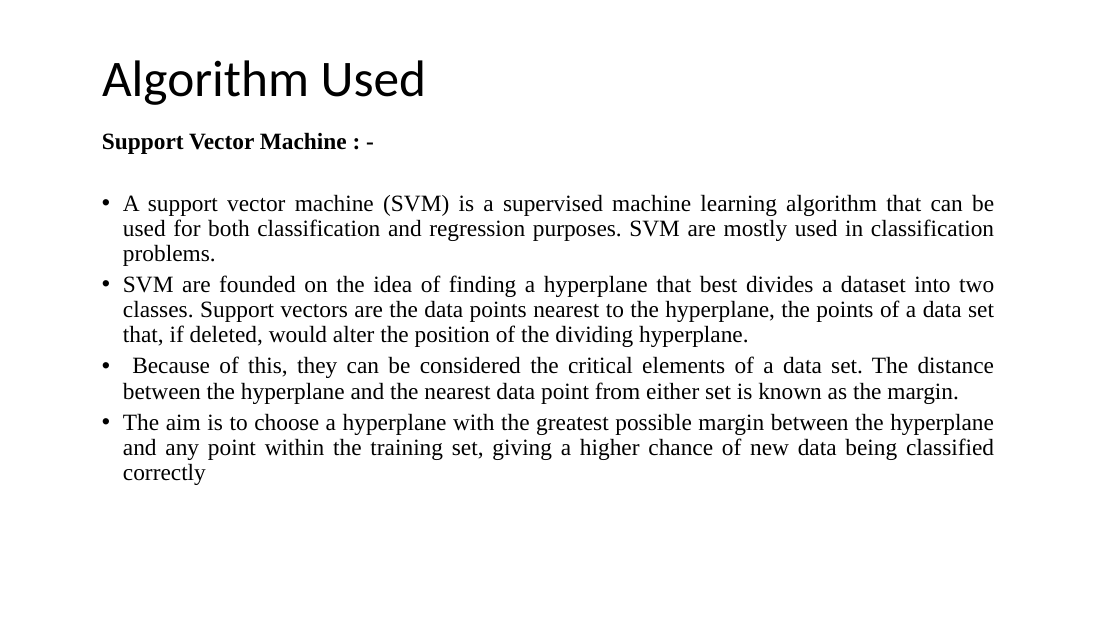
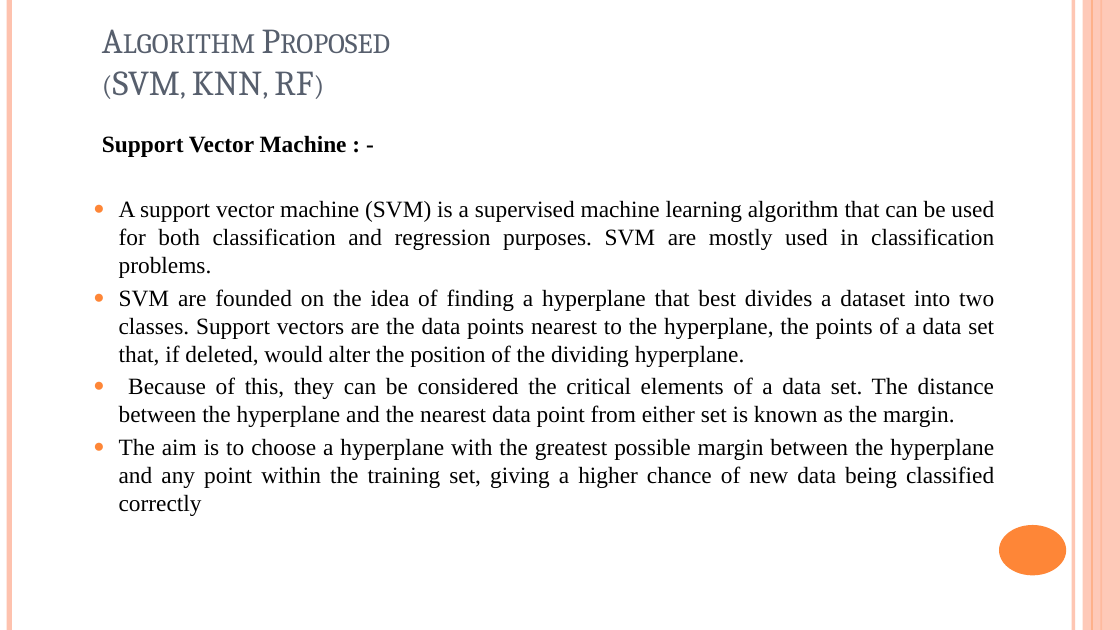
Before and after one commit to omkara18/Detection-Phishing-Website-Using-MI, a slide deck: slide 8 of Detection_Phishing Website_V1.0/Project_Review1/Review.pptx. Drawn at 1120x630 pixels with LibreOffice and Linux fonts; fonts in the diff are those of the drawing. Boxes give left, top, right and bottom in pixels: in the first picture for what was removed or moved away, otherwise in the second. Text is boxed around its words. In the diff, an @@ line names an element or a change of style, - is before the commit and + after.

```diff
--- a/Detection_Phishing Website_V1.0/Project_Review1/Review.pptx
+++ b/Detection_Phishing Website_V1.0/Project_Review1/Review.pptx
@@ line added from (9, 0) to (9, 630), #FEC3AE 4.5 pt @@
@@ title "Algorithm Proposed (SVM, KNN, RF)" at <box>113,71,313,95</box>: vertical alignment middle to bottom @@
@@ line added from (1074, 0) to (1074, 630), #FEC3AE 3 pt @@
@@ rectangle added at <box>1083,0,1120,630</box>, fill #FEC3AE at 87% opacity @@
@@ line added from (1092, 0) to (1092, 630), #FE8637 0.75 pt @@
@@ line added from (1102, 0) to (1102, 630), #FE8637 1.5 pt @@
@@ title at <box>113,71,313,95</box>: text changed; size 44 to 30 pt; font Calibri to Cambria; text colour #000000 to #575F6D @@
-Algorithm Used
+Algorithm Proposed
+(SVM, KNN, RF)
@@ text "Support Vector Machine : -" at <box>102,135,994,516</box>: line spacing 0.9 to 1; less space between paragraphs; bullet • to ● @@
@@ ellipse added at <box>999,525,1066,576</box>, fill #FE8637 @@
```
Also in this commit, not shown: 18 other slides changed, 5 slides added, 5 slides removed, 1 other file.
